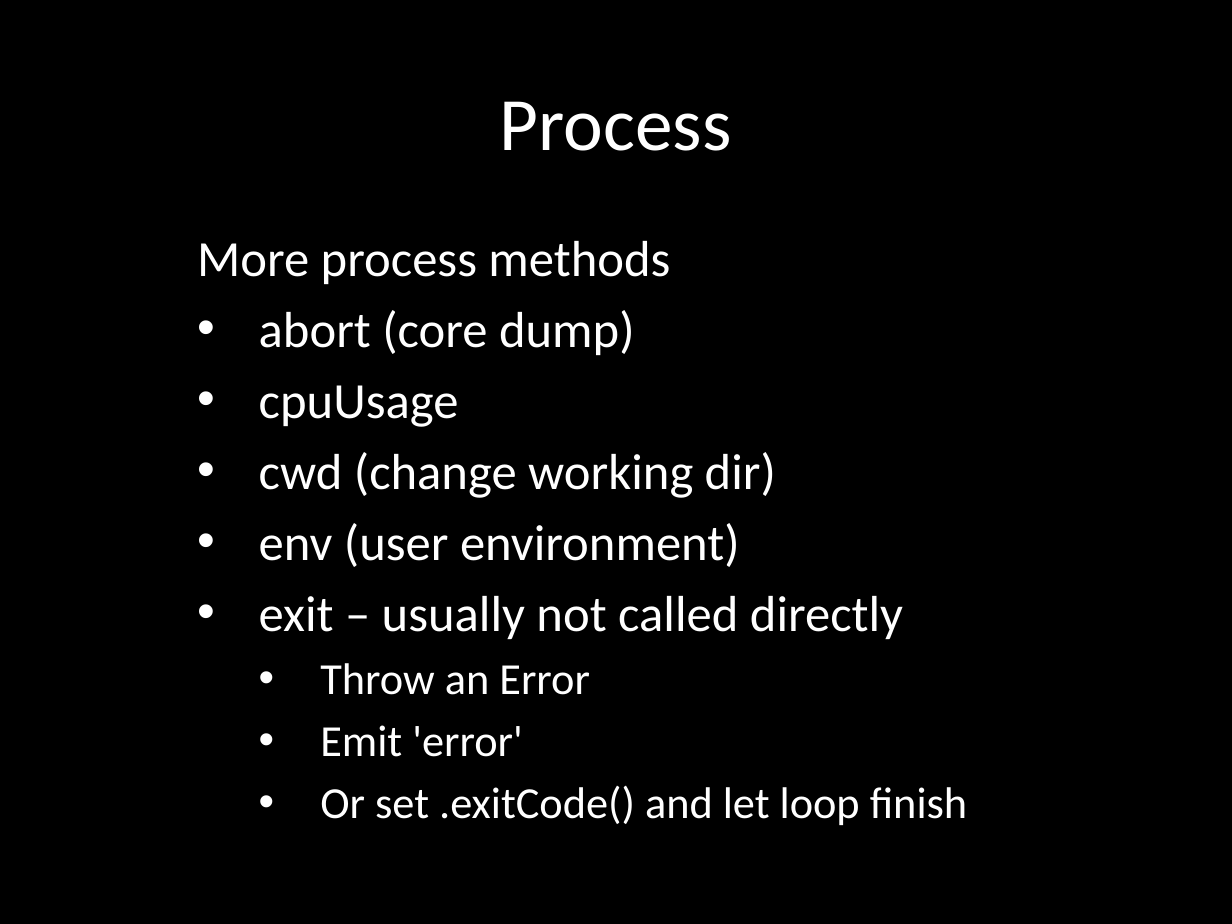
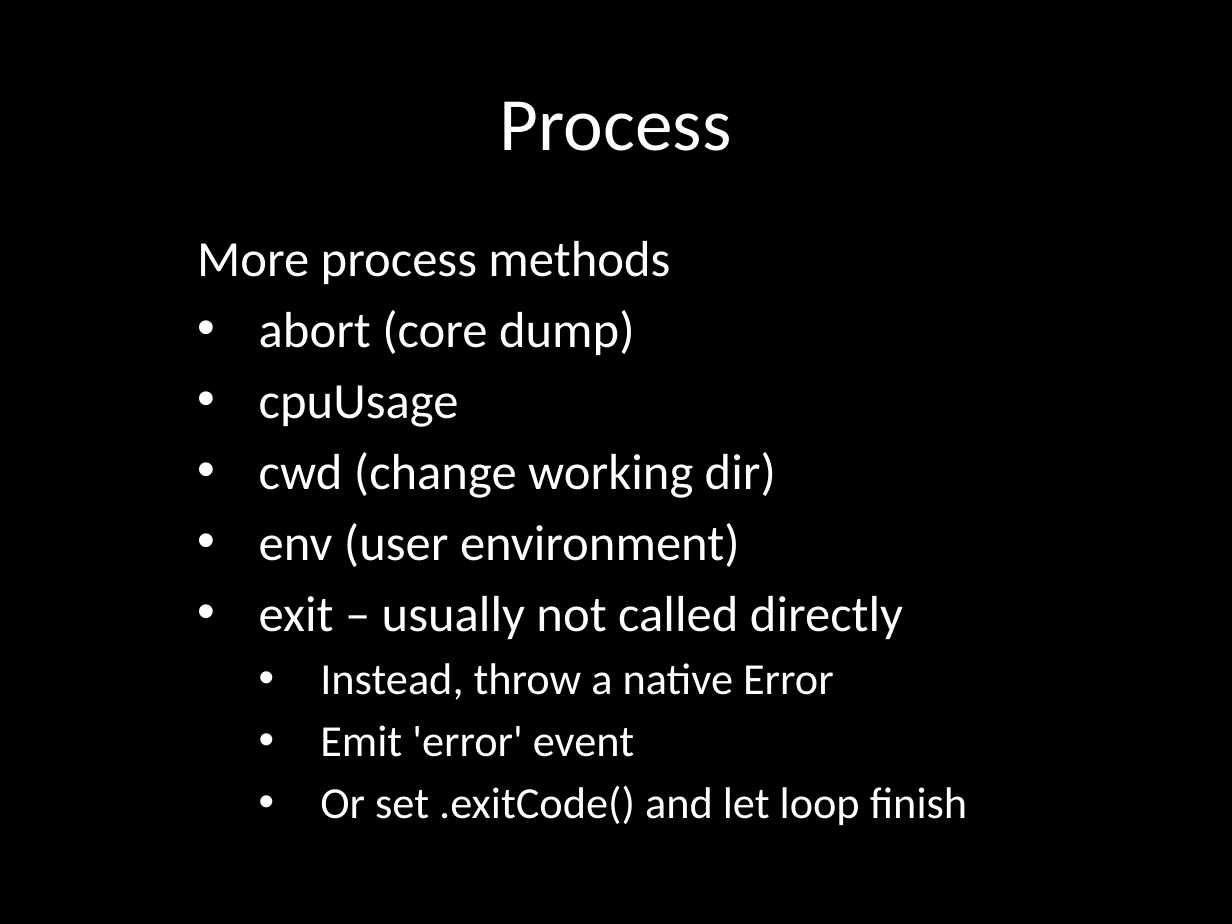
Before and after one commit to eliasjames/training-node, a slide deck: slide 18 of slides/Node Slides Day 2.pptx. Drawn at 1232x924 pixels with LibreOffice and Linux fonts; fonts in the diff are those of the drawing. Boxes give left, top, right and bottom in pixels: in the first picture for what was removed or moved away, otherwise in the second. Text is boxed around its words. In the diff, an @@ line names an element or a change of style, - is before the commit and + after.

```diff
--- a/slides/Node Slides Day 2.pptx
+++ b/slides/Node Slides Day 2.pptx
@@ subtitle at (x1=320, y1=663, x2=834, y2=757): text changed @@
-  • Throw an Error
-  • Emit 'error'
+  • Instead, throw a native Error
+  • Emit 'error' event
```
Also in this commit, not shown: 5 other slides changed, 7 slides added, 1 slide removed.
